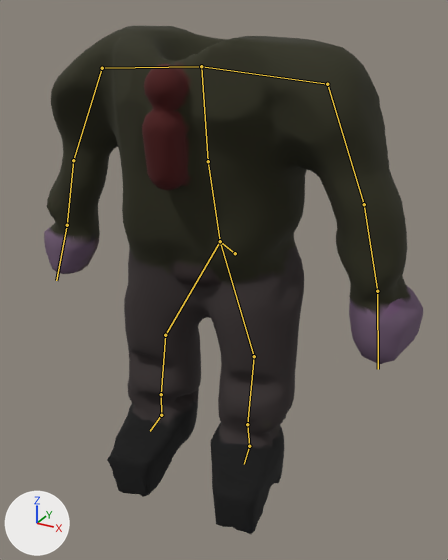
What one commit did to the glTF model saltwash-labs/saltwashchat/assets/sc_dudebody.gltf.
Both versions are drawn from a 50 mm lens placed at (0.299, -0.505, 0.469), pointed at (0.02, 0.003, 0.215). The axes (+X, +Y, +Z) are drawn at lower left. The lights are the same throughout. The bones that bend it are drawn over the model as lines.

Objects in the first picture: 'Layer_1'.
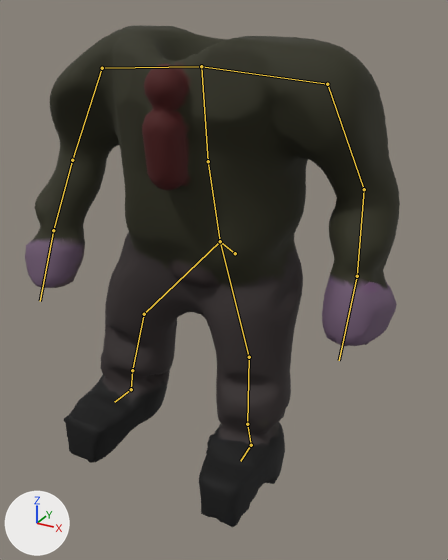
The newer file adds an action. The first version stands in its rest pose; the second is drawn at frame 48 of the action 'body3'.

Location of each change, [x1, y1, x2, y2] in pixels of the pictures (448 x 560 px):
'Layer_1', posed
    before: [44, 26, 423, 534]
    after: [25, 25, 400, 527]
bone 'Bone.012', root to tip
    before: (327, 84) to (364, 204)
    after: (327, 84) to (364, 189)
bone 'Bone.013', root to tip
    before: (364, 204) to (377, 291)
    after: (364, 189) to (357, 276)
bone 'Bone.016', root to tip
    before: (102, 68) to (73, 160)
    after: (102, 68) to (72, 160)
bone 'Bone.017', root to tip
    before: (73, 160) to (67, 225)
    after: (72, 160) to (53, 230)
bone 'Bone.018', root to tip
    before: (67, 225) to (56, 280)
    after: (53, 230) to (40, 301)
bone 'Bone.003', root to tip
    before: (220, 241) to (165, 335)
    after: (220, 241) to (144, 314)
bone 'Bone.004', root to tip
    before: (165, 335) to (161, 394)
    after: (144, 314) to (132, 370)
bone 'Bone.006', root to tip
    before: (161, 415) to (150, 431)
    after: (131, 389) to (114, 402)
bone 'Bone.007', root to tip
    before: (220, 241) to (254, 356)
    after: (220, 241) to (249, 357)
bone 'Bone.008', root to tip
    before: (254, 356) to (247, 424)
    after: (249, 357) to (247, 424)
bone 'Bone.010', root to tip
    before: (249, 446) to (244, 464)
    after: (251, 445) to (240, 461)

The change, as a list of edits to the scene's bpy script:
```text
Change bone_bone_012:
    where bone_bone_012 = bpy.data.objects['Armature'].pose.bones['Bone.012']  # child of 'Bone.011'
    bone_bone_012.rotation_quaternion: (1.0, 0.0, 0.0, 0.0) -> (0.98, -0.167, 0.071, -0.081)  # degrees (0, 0, 0) -> degrees (-20, 6, -11)
Change bone_bone_013:
    where bone_bone_013 = bpy.data.objects['Armature'].pose.bones['Bone.013']  # child of 'Bone.012'
    bone_bone_013.rotation_quaternion: (1.0, 0.0, 0.0, 0.0) -> (0.924, 0.374, -0.057, 0.048)  # degrees (0, 0, 0) -> degrees (44, -8, 3)
Change bone_bone_016:
    where bone_bone_016 = bpy.data.objects['Armature'].pose.bones['Bone.016']  # child of 'Bone.015'
    bone_bone_016.rotation_quaternion: (1.0, 0.0, 0.0, 0.0) -> (0.998, 0.005, -0.063, -0.003)  # degrees (0, 0, 0) -> degrees (1, -7, 0)
Change bone_bone_017:
    where bone_bone_017 = bpy.data.objects['Armature'].pose.bones['Bone.017']  # child of 'Bone.016'
    bone_bone_017.rotation_quaternion: (1.0, 0.0, 0.0, 0.0) -> (0.974, 0.225, -0.007, 0.012)  # degrees (0, 0, 0) -> degrees (26, -1, 1)
Change bone_bone_018:
    where bone_bone_018 = bpy.data.objects['Armature'].pose.bones['Bone.018']  # child of 'Bone.017'
    bone_bone_018.rotation_quaternion: (1.0, 0.0, 0.0, 0.0) -> (0.996, 0.005, -0.029, 0.085)  # degrees (0, 0, 0) -> degrees (0, -3, 10)
Change bone_bone_003:
    where bone_bone_003 = bpy.data.objects['Armature'].pose.bones['Bone.003']  # child of 'Bone'
    bone_bone_003.rotation_quaternion: (1.0, 0.0, 0.0, 0.0) -> (0.99, -0.013, -0.032, 0.135)  # degrees (0, 0, 0) -> degrees (-2, -3, 16)
Change bone_bone_004:
    where bone_bone_004 = bpy.data.objects['Armature'].pose.bones['Bone.004']  # child of 'Bone.003'
    bone_bone_004.rotation_quaternion: (1.0, 0.0, 0.0, 0.0) -> (0.998, 0.0, 0.008, -0.065)  # degrees (0, 0, 0) -> degrees (0, 1, -7)
Change bone_bone_006:
    where bone_bone_006 = bpy.data.objects['Armature'].pose.bones['Bone.006']  # child of 'Bone.005'
    bone_bone_006.rotation_quaternion: (1.0, 0.0, 0.0, 0.0) -> (0.995, -0.023, 0.009, 0.095)  # degrees (0, 0, 0) -> degrees (-3, 1, 11)
Change bone_bone_007:
    where bone_bone_007 = bpy.data.objects['Armature'].pose.bones['Bone.007']  # child of 'Bone'
    bone_bone_007.rotation_quaternion: (1.0, 0.0, 0.0, 0.0) -> (0.999, 0.015, -0.003, 0.031)  # degrees (0, 0, 0) -> degrees (2, 0, 4)
Change bone_bone_008:
    where bone_bone_008 = bpy.data.objects['Armature'].pose.bones['Bone.008']  # child of 'Bone.007'
    bone_bone_008.rotation_quaternion: (1.0, 0.0, 0.0, 0.0) -> (0.998, 0.007, 0.006, -0.057)  # degrees (0, 0, 0) -> degrees (1, 1, -7)
Change bone_bone_010:
    where bone_bone_010 = bpy.data.objects['Armature'].pose.bones['Bone.010']  # child of 'Bone.009'
    bone_bone_010.rotation_quaternion: (1.0, 0.0, 0.0, 0.0) -> (0.993, -0.043, 0.003, 0.106)  # degrees (0, 0, 0) -> degrees (-5, 1, 12)
```
